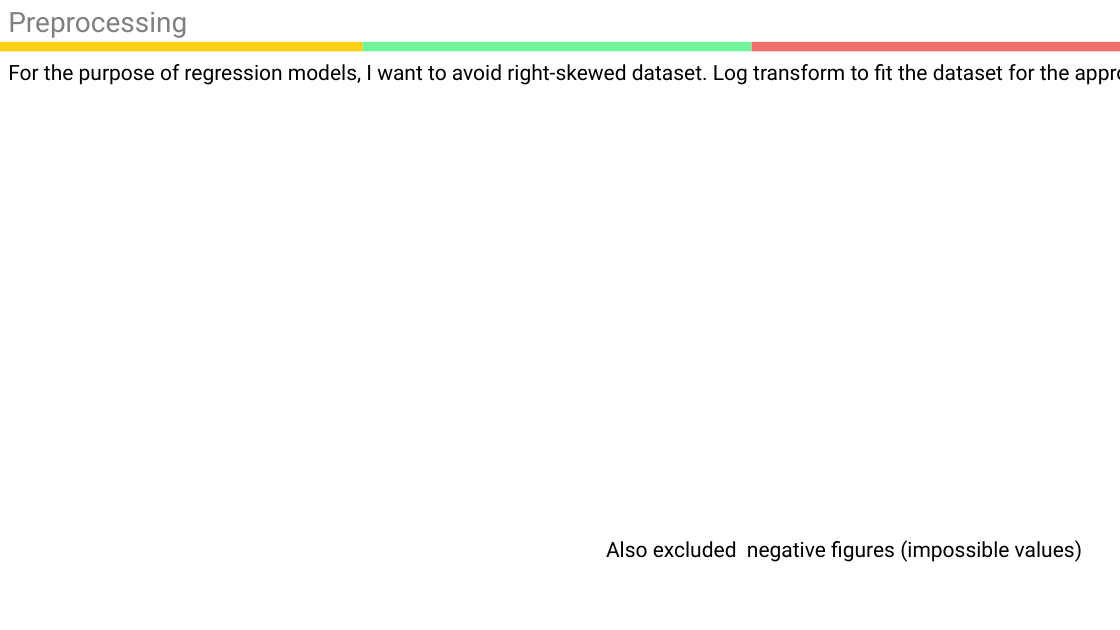
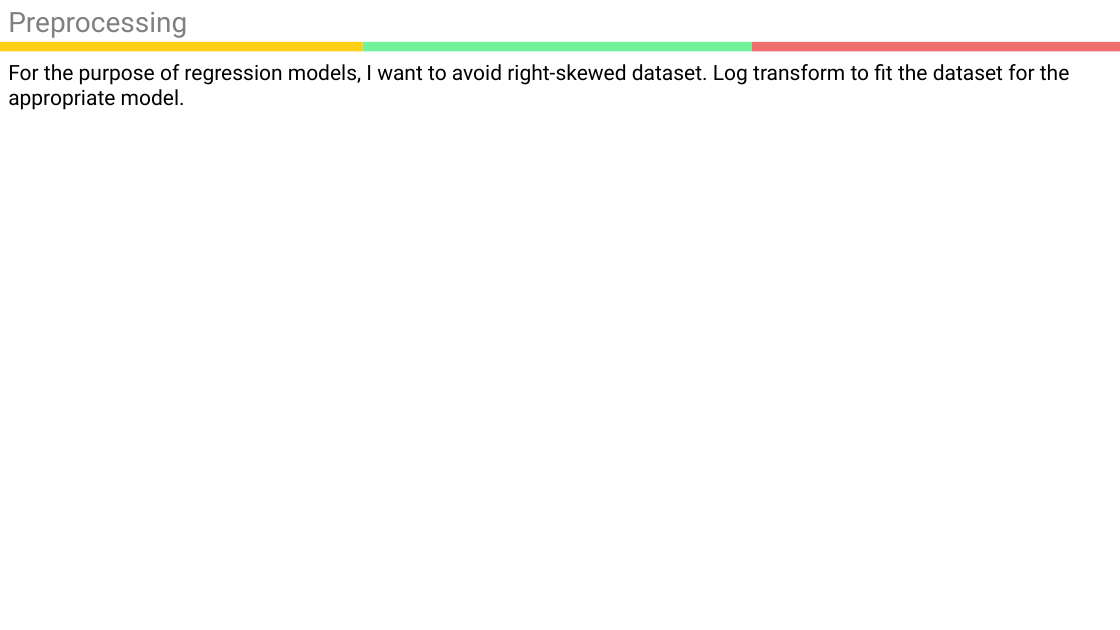
Before and after one commit to kookoowaa/Projects, a slide deck: slide 15 of WB project/Analysis Report.pptx (slide 14 before the commit). Drawn at 1120x630 pixels with LibreOffice and Linux fonts; fonts in the diff are those of the drawing. Boxes give left, top, right and bottom in pixels: in the first picture for what was removed or moved away, otherwise in the second. Text is boxed around its words. In the diff, an @@ line names an element or a change of style, - is before the commit and + after.

```diff
--- a/WB project/Analysis Report.pptx
+++ b/WB project/Analysis Report.pptx
@@ text "For the purpose of regression ..." rewrapped from [8, 64, 1070, 85] to [8, 64, 1070, 110] @@
@@ text removed at [606, 540, 1082, 562] @@
-Also excluded negative figures (impossible values)
```
Also in this commit, not shown: 1 slide added, 5 other files.
